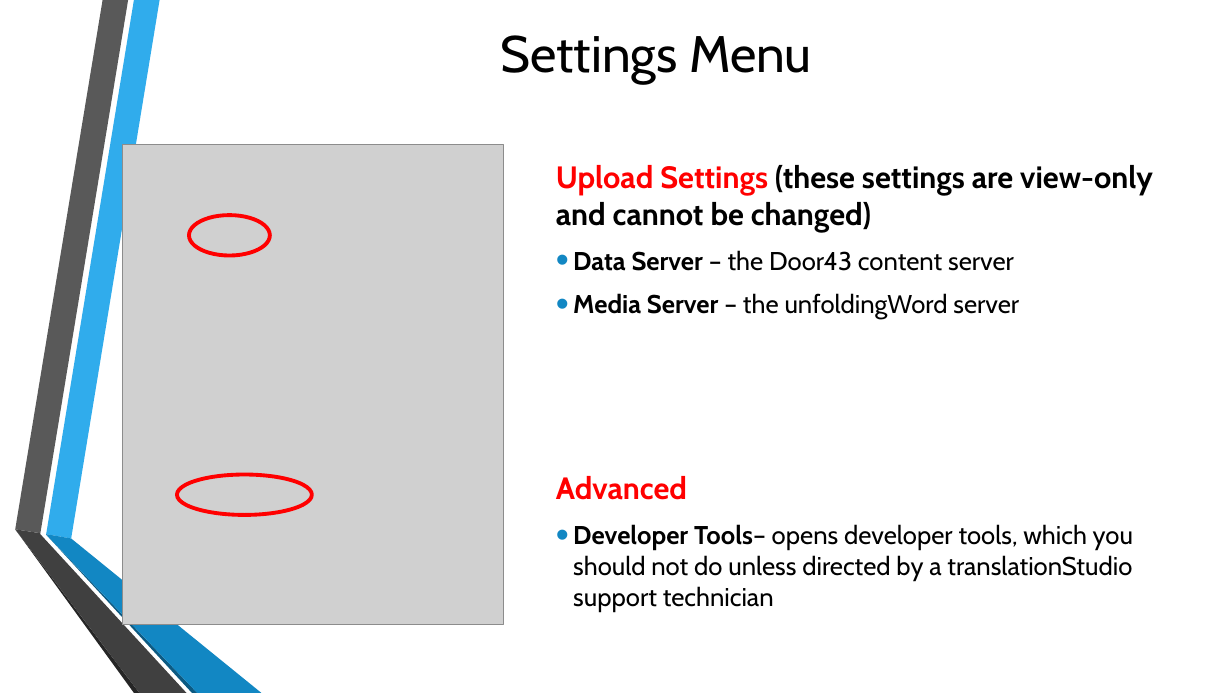
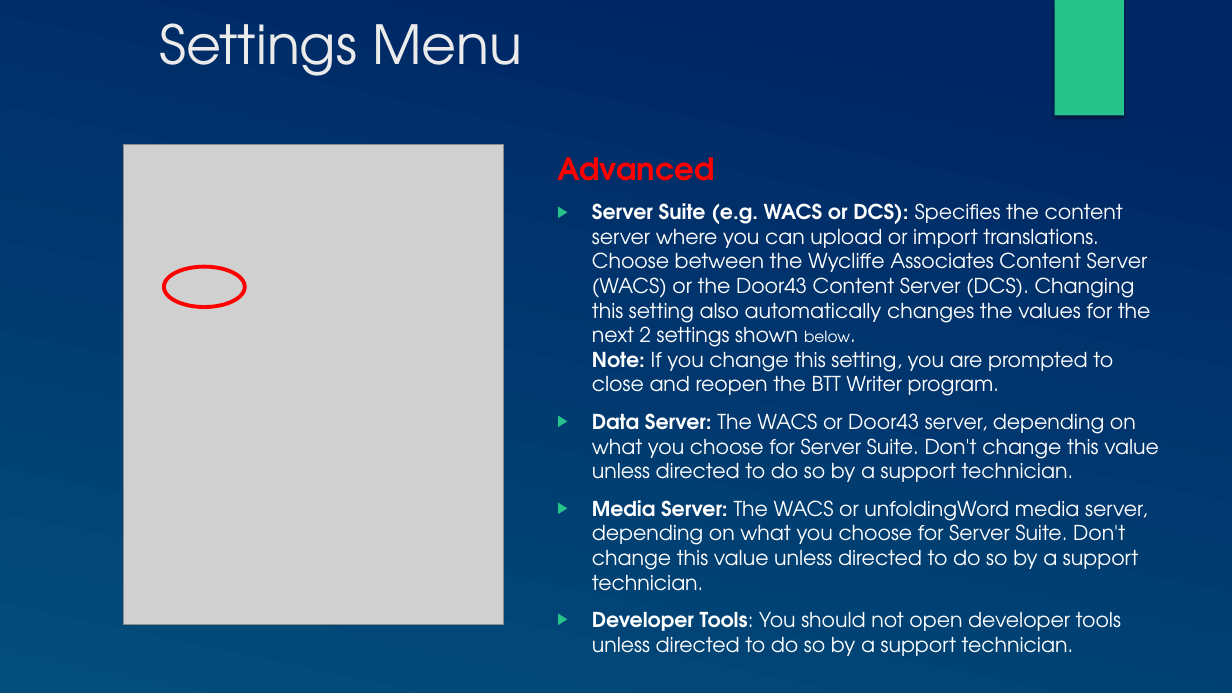
Before and after one commit to mondele/btt-writer-docs, a slide deck: slide 7 of docs/DChangeSettings.pptx. Drawn at 1232x693 pixels with LibreOffice and Linux fonts; fonts in the diff are those of the drawing; grey boxes stand for pictures; background and template pictures are left out. Boxes give left, top, right and bottom in pixels: in the first picture for what was removed or moved away, otherwise in the second. Text is boxed around its words. In the diff, an @@ line names an element or a change of style, - is before the commit and + after.

```diff
--- a/docs/DChangeSettings.pptx
+++ b/docs/DChangeSettings.pptx
@@ background picture (left out) to gradient #002664 to #024E7B @@
@@ title "Settings Menu" at bbox=[159, 23, 522, 76]: size 40 to 42 pt, font Cabin to TeX Gyre Adventor, text colour #000000 to #EBEBEB; alignment centre to left; vertical alignment middle to top @@
@@ rectangle added at bbox=[1055, 0, 1124, 116], fill #28C28C @@
@@ text "Advanced": place and size @@
-text "Advanced" at bbox=[556, 165, 1153, 611]
+text "Advanced" at bbox=[557, 157, 1159, 656]
@@ text at bbox=[556, 165, 1153, 319]: paragraphs removed @@
-Upload Settings (these settings are view-only and cannot be changed)
-• Data Server – the Door43 content server
-• Media Server – the unfoldingWord server
@@ text at bbox=[557, 157, 715, 181]: font Cabin to TeX Gyre Adventor in "Advanced" @@
@@ text at bbox=[592, 203, 1159, 656]: text changed; size 20 to 16 pt; font Cabin to TeX Gyre Adventor; text colour #000000 to #FFFFFF @@
-• Developer Tools– opens developer tools, which you should not do unless directed by a translationStudio support technician
+▶ Server Suite (e.g. WACS or DCS): Specifies the content server where you can upload or import translations. Choose between the Wycliffe Associates Content Server (WACS) or the Door43 Content Server (DCS). Changing this setting also automatically changes the values for the next 2 settings shown below.
+  Note: If you change this setting, you are prompted to close and reopen the BTT Writer program.
+▶ Data Server: The WACS or Door43 server, depending on what you choose for Server Suite. Don't change this value unless directed to do so by a support technician.
+▶ Media Server: The WACS or unfoldingWord media server, depending on what you choose for Server Suite. Don't change this value unless directed to do so by a support technician.
+▶ Developer Tools: You should not open developer tools unless directed to do so by a support technician.
@@ ellipse: place and size @@
-ellipse at bbox=[189, 215, 271, 256]
+ellipse at bbox=[164, 267, 245, 308]
@@ ellipse removed at bbox=[177, 475, 311, 516] @@
@@ group removed at bbox=[15, 0, 262, 693]: 6 freeform shapes @@
```
Also in this commit, not shown: 8 other slides changed, 1 other file.
